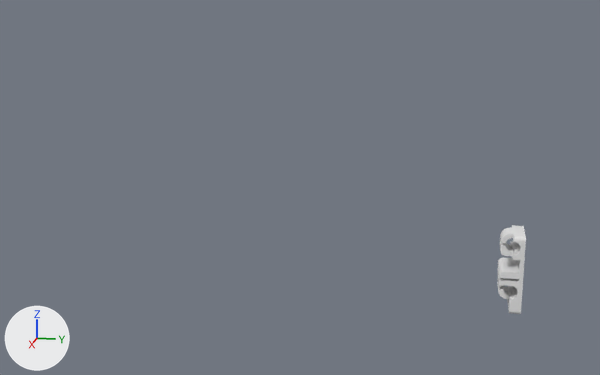
What one commit did to the Blender file CNC.blend.
Camera for both pictures: a camera (50 mm lens) standing at (730.0, 167.0, 165.0) and looking at (11.0, 24.0, -15.0). The lights are fixed; the arrows at lower left show +X, +Y and +Z.
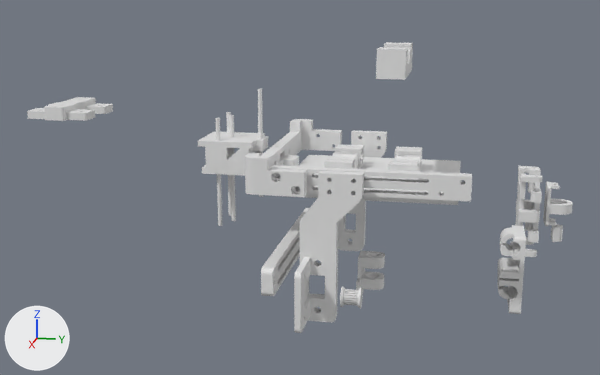
Where the change shows, as pixel boxes [x1, y1, x2, y2] in the pictures (600 x 375 px):
'Cube.005', shown
    after: [294, 170, 364, 333]
'Cube', shown
    after: [245, 119, 342, 197]
'Cube.003', shown
    after: [271, 165, 472, 202]
'Cube.002', shown
    after: [286, 144, 461, 205]
'Cube.001', shown
    after: [338, 130, 387, 251]
'Plane', shown
    after: [261, 208, 309, 296]
'Plane.005', shown
    after: [27, 97, 113, 121]
'Plane.006', added
    after: [198, 131, 268, 169]
'Cube.008', shown
    after: [376, 42, 413, 80]
'Plane.001', shown
    after: [515, 166, 543, 257]
'Cube.006', shown
    after: [356, 251, 385, 291]
'Cube.007', shown
    after: [202, 142, 268, 176]
'Plane.003', shown
    after: [543, 182, 573, 226]
'Plane.002', shown
    after: [525, 168, 542, 243]
'2GT-6-d5-ToPrint.001', shown
    after: [340, 286, 363, 308]
'Cylinder.004', added
    after: [215, 118, 222, 226]
'Cylinder.002', added
    after: [229, 115, 236, 221]
'Cylinder.005', added
    after: [258, 89, 263, 197]
'Cube.010', shown
    after: [278, 155, 299, 166]
'Cylinder.003', added
    after: [226, 112, 231, 216]
'Plane.004', shown
    after: [551, 224, 563, 242]

Diff of the bpy script that builds the scene:
```diff
--- a/CNC.blend.py
+++ b/CNC.blend.py
@@ me_cylinder_006 @@
+me_cylinder_006.from_pydata(...)  # 64 vertices, 34 faces; spans x -2.0..2.0, y -2.0..2.0, z -50.0..50.0
@@ me_plane_006 @@
+me_plane_006.from_pydata(...)  # 62 vertices, 60 faces; spans x -25.0..25.0, y -25.0..32.0, z -25.0..0.0
@@ ob_cube @@
 _m = ob_cube.modifiers.new('Mirror', 'MIRROR')
-ob_cube.hide_set(True)
@@ ob_cube_001 @@
 ob_cube_001.location = (-90.0, 61.0, 10.0)
-ob_cube_001.hide_set(True)
@@ ob_cube_002 @@
 _m = ob_cube_002.modifiers.new('Mirror', 'MIRROR')
 _m.use_axis = (False, True, False)
-ob_cube_002.hide_set(True)
@@ ob_cube_003 @@
 _m = ob_cube_003.modifiers.new('Mirror', 'MIRROR')
-ob_cube_003.hide_set(True)
@@ ob_cube_005 @@
 ob_cube_005.location = (100.0, 61.0, 10.0)
-ob_cube_005.hide_set(True)
@@ ob_cube_006 @@
 ob_cube_006.location = (13.4, 68.6, -75.0)
-ob_cube_006.hide_set(True)
@@ ob_2gt_6_d5_toprint_001 @@
 ob_2gt_6_d5_toprint_001.rotation_euler = (1.571, 0.0, 0.0)  # degrees (90, 0, 0)
-ob_2gt_6_d5_toprint_001.hide_set(True)
@@ ob_cube_007 @@
 ob_cube_007.rotation_euler = (1.571, 0.0, 4.712)  # degrees (90, 0, 270)
-ob_cube_007.hide_set(True)
@@ ob_plane @@
 ob_plane.location = (-100.0, 13.6, -75.0)
-ob_plane.hide_set(True)
@@ ob_plane_001 @@
 ob_plane_001.rotation_euler = (4.712, 0.0, 0.0)  # degrees (270, 0, 0)
-ob_plane_001.hide_set(True)
@@ ob_plane_002 @@
 ob_plane_002.rotation_euler = (4.712, 0.0, 3.142)  # degrees (270, 0, 180)
-ob_plane_002.hide_set(True)
@@ ob_plane_003 @@
 ob_plane_003.rotation_euler = (1.571, 0.0, 0.0)  # degrees (90, 0, 0)
-ob_plane_003.hide_set(True)
@@ ob_plane_004 @@
 ob_plane_004.rotation_euler = (1.571, 0.0, 3.142)  # degrees (90, 0, 180)
-ob_plane_004.hide_set(True)
@@ ob_cube_008 @@
 ob_cube_008.location = (-3.0, 105.7, 94.3)
-ob_cube_008.hide_set(True)
@@ ob_plane_005 @@
 ob_plane_005.location = (0.0, -200.7, 43.5)
-ob_plane_005.hide_set(True)
@@ ob_cube_010 @@
 ob_cube_010.scale = (2.0, 2.0, 2.0)
-ob_cube_010.hide_set(True)
@@ ob_cylinder_005 @@
+ob_cylinder_005 = bpy.data.objects.new('Cylinder.005', me_cylinder_006)
+ob_cylinder_005.location = (0.1, -15.4, 22.6)
@@ ob_plane_006 @@
+ob_plane_006 = bpy.data.objects.new('Plane.006', me_plane_006)
+ob_plane_006.location = (0.1, -42.4, 27.6)
@@ ob_cylinder_003 @@
+ob_cylinder_003 = bpy.data.objects.new('Cylinder.003', me_cylinder_006.copy())
+ob_cylinder_003.location = (-17.4, -50.4, -2.4)
@@ ob_cylinder_004 @@
+ob_cylinder_004 = bpy.data.objects.new('Cylinder.004', me_cylinder_006.copy())
+ob_cylinder_004.location = (17.6, -50.4, -2.4)
@@ ob_cylinder_002 @@
+ob_cylinder_002 = bpy.data.objects.new('Cylinder.002', me_cylinder_006.copy())
+ob_cylinder_002.location = (0.1, -42.4, -2.4)
```
